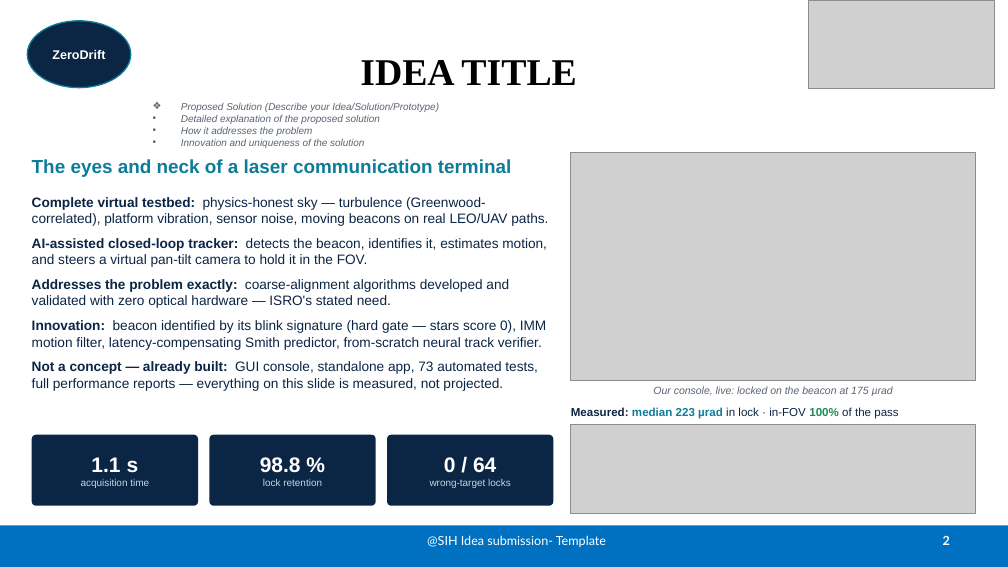
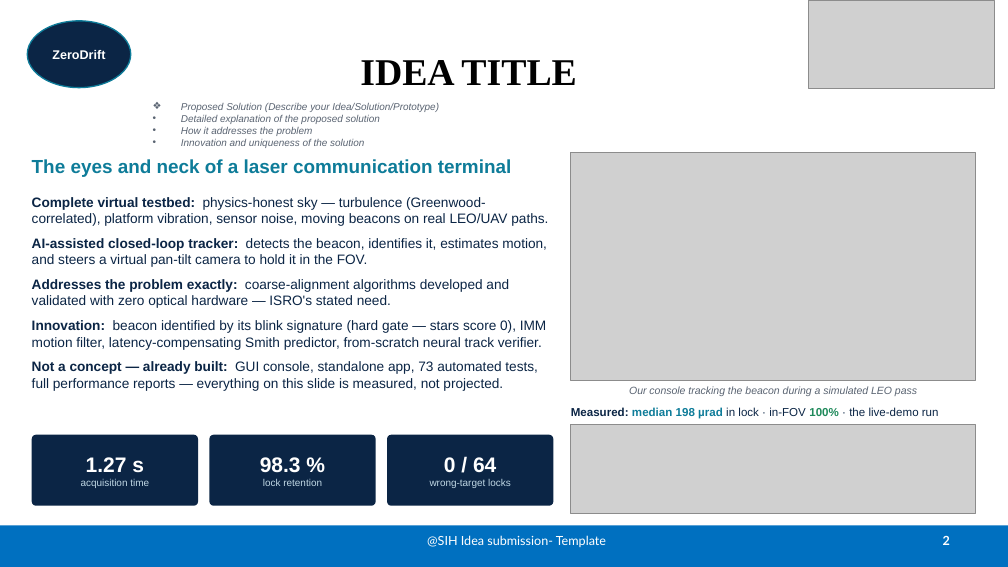
Before and after one commit to pranshukesavmishra/SIH2026, a slide deck: slide 2 of docs/submission/ZeroDrift_SIH26169.pptx. Drawn at 1008x567 pixels with LibreOffice and Linux fonts; fonts in the diff are those of the drawing; grey boxes stand for pictures. Boxes give left, top, right and bottom in pixels: in the first picture for what was removed or moved away, otherwise in the second. Text is boxed around its words. In the diff, an @@ line names an element or a change of style, - is before the commit and + after.

```diff
--- a/docs/submission/ZeroDrift_SIH26169.pptx
+++ b/docs/submission/ZeroDrift_SIH26169.pptx
@@ text at [629,386,917,396]: text changed @@
-Our console, live: locked on the beacon at 175 µrad
+Our console tracking the beacon during a simulated LEO pass
@@ text at [571,407,939,419]: text changed; bold off @@
-Measured: median 223 µrad in lock · in-FOV 100% of the pass
+Measured: median 198 µrad in lock · in-FOV 100% · the live-demo run
@@ text in rounded rectangle at [86,457,144,473]: text changed @@
-1.1 s
+1.27 s
@@ text in rounded rectangle at [260,457,301,473]: text changed @@
-98.8 %
+98.3 %
```
Also in this commit, not shown: 3 other slides changed, 2 other files.
